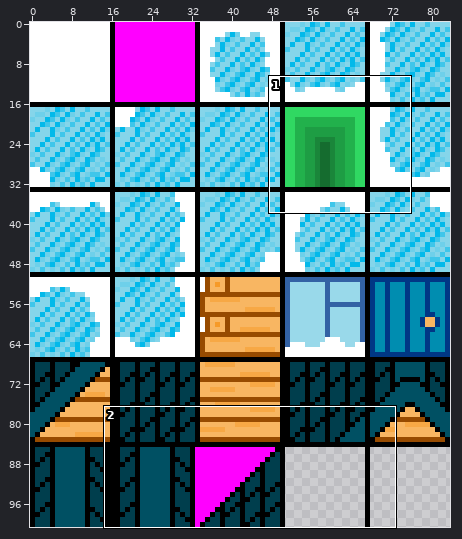
One commit to this sprite sheet: Resources/SnowTileset.png. Above, an overview of the earlier version with the close-up marked.
Close-up. Old version:
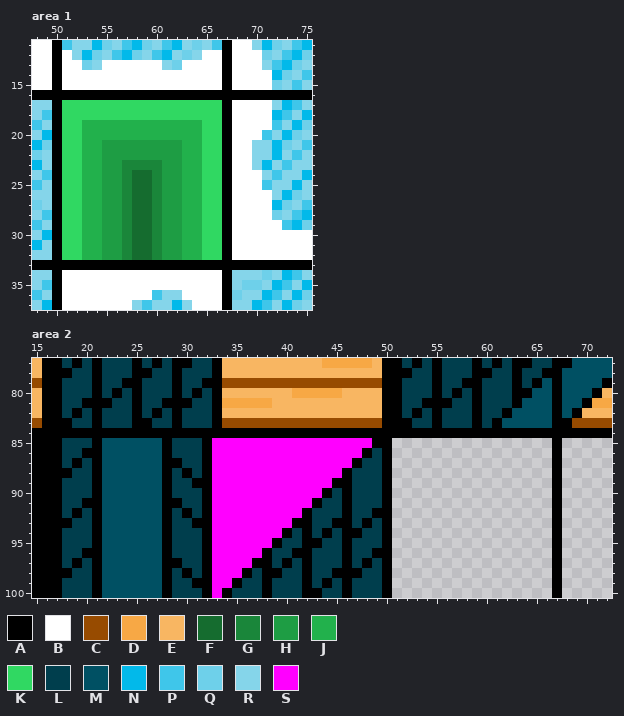
The file is 84x101 pixels. Colours within 5 levels of each other are drawn and written as one. Shown: area 1: x 48..75, y 11..37; area 2: x 15..72, y 77..100.
Palette (. is transparent): A #000000  B #ffffff  C #974b00  D #f7a845  E #f8b662  F #156c2f  G #1a863a  H #1e9d44  J #22b14c  K #30d862  L #003e4d  M #005063  N #02b9ea  P #3fc6ea  Q #6ed0ea  R #85d5ea  S #ff00ff
Pixels before, area 1, first column x 48:
11 BBAPRRNQRPNQRPNRQRPABBRNQRPN
12 BBABRNQRPNQRPNRQRBBABBBQRPNQ
13 BBABBQRBBBBBBRQBBBBABBBRPNQR
14 BBABBBBBBBBBBBBBBBBABBBBNQRP
15 BBABBBBBBBBBBBBBBBBABBBBQRPR
16 AAAAAAAAAAAAAAAAAAAAAAAAAAAA
17 RRAKKKKKKKKKKKKKKKKABBBBRNPR
18 RPAKKKKKKKKKKKKKKKKABBBBNPRN
19 PRAKKJJJJJJJJJJJJKKABBBBPRNQ
20 RNAKKJJJJJJJJJJJJKKABBBPRNQR
21 NQAKKJJHHHHHHHHJJKKABBRRNQRP
22 QRAKKJJHHHHHHHHJJKKABBRRNRPR
23 NRAKKJJHHGGGGHHJJKKABBRNRPRR
24 RPAKKJJHHGFFGHHJJKKABBBRPRRN
25 PRAKKJJHHGFFGHHJJKKABBBPRRNR
26 RRAKKJJHHGFFGHHJJKKABBBBRNQR
27 QRAKKJJHHGFFGHHJJKKABBBBNQRP
28 RPAKKJJHHGFFGHHJJKKABBBBQRPN
29 PRAKKJJHHGFFGHHJJKKABBBBBPNQ
30 RNAKKJJHHGFFGHHJJKKABBBBBBBB
31 NRAKKJJHHGFFGHHJJKKABBBBBBBB
32 RRAKKJJHHGFFGHHJJKKABBBBBBBB
33 AAAAAAAAAAAAAAAAAAAAAAAAAAAA
34 RRABBBBBBBBBBBBBBBBARRRQRNPR
35 RPABBBBBBBBBBBBBBBBARQQRNPRN
36 PRABBBBBBBBBPRRBBBBAQRRNPRNQ
37 RNABBBBBBBRPRRNRBBBARRNPRNQR
Pixels before, area 2, first column x 15:
 77 EAALALALLLALALAALLAEEEEEEEEEEDDDDDEAALALALLLALALAALLAAMMMM
 78 EAAALLALLLAALLALLLAEEEEEEEEEEEEEEEEAAALLALLLAALLALLAAMMMMM
 79 CAALLLALLAALLLALLAACCCCCCCCCCCCCCCCAALLLALLAALLLALAMAMMMMA
 80 EAALLLALALALLLALALAEEEEEEEDDDDDEEEEAALLLALALALLLAAMMAMMMAE
 81 EAALLAAALLALLAAALLADDDDDEEEEEEEEEEEAALLAAALLALLLAMMMAMMADD
 82 EAALALALLLALALALLLAEEEEEEEEEEEEEEEEAALALALLLALLAMMMMAMAEEE
 83 CAAALLALLLAALLALLLACCCCCCCCCCCCCCCCAAALLALLLALAMMMMMAACCCC
 84 AAAAAAAAAAAAAAAAAAAAAAAAAAAAAAAAAAAAAAAAAAAAAAAAAAAAAAAAAA
 85 AAALLLAMMMMMMALLLASSSSSSSSSSSSSSSSAA................A.....
 86 AAALLAAMMMMMMALLLASSSSSSSSSSSSSSSALA................A.....
 87 AAALALAMMMMMMAALLASSSSSSSSSSSSSSALLA................A.....
 88 AAAALLAMMMMMMALALASSSSSSSSSSSSSALLLA................A.....
 89 AAALLLAMMMMMMALLAASSSSSSSSSSSSAALLLA................A.....
 90 AAALLLAMMMMMMALLLASSSSSSSSSSSALALLLA................A.....
 91 AAALLAAMMMMMMAALLASSSSSSSSSSALLALLLA................A.....
 92 AAALALAMMMMMMALALASSSSSSSSSALLLALLAA................A.....
 93 AAAALLAMMMMMMALLAASSSSSSSSAALLAALALA................A.....
 94 AAALLLAMMMMMMALLLASSSSSSSALALALAALLA................A.....
 95 AAALLLAMMMMMMALLLASSSSSSALLAALLALLLA................A.....
 96 AAALLAAMMMMMMALLLASSSSSALLAALLLALLAA................A.....
 97 AAALALAMMMMMMAALLASSSSAALALALLLALALA................A.....
 98 AAAALLAMMMMMMALALASSSALAALLALLAAALLA................A.....
 99 AAALLLAMMMMMMALLAASSALLALLLALALALLLA................A.....
100 AAALLLAMMMMMMALLLASALLLALLLAALLALLLA................A.....
The same view after the edit:
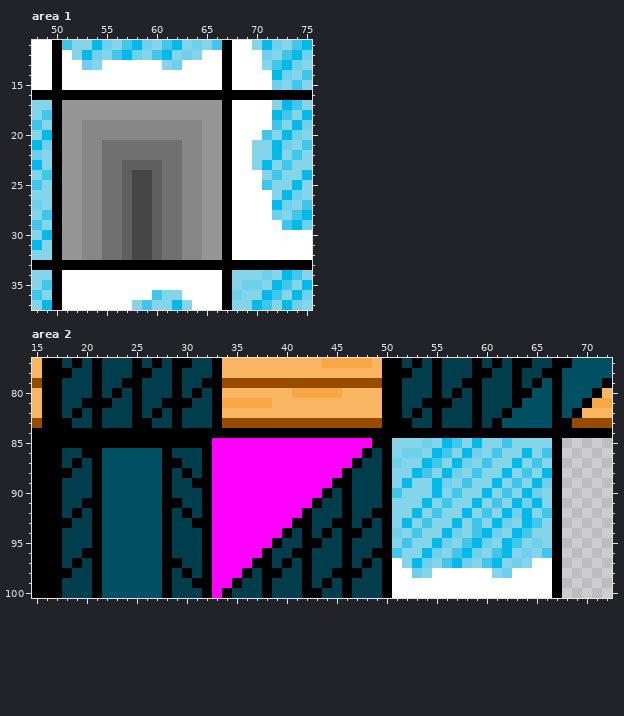
From old to new:
Colour F changes from #156c2f to #464646.
Colour G changes from #1a863a to #5f5f5f.
Colour H changes from #1e9d44 to #707070.
Colour J changes from #22b14c to #878787.
Colour K changes from #30d862 to #959595.
Area 2:
Colour A replaces colour L in row 85 at x 18 to 20 and 29 to 31.
Colour A replaces colour M in row 85 at x 22 to 27.
Colour B is added in row 97 at x 51 and 65 to 66; in row 98 at x 51 to 52, 55 to 60 and 63 to 66; in rows 99 to 100 at x 51 to 66.
Colour N is added in row 85 at x 56 and 59; in row 86 at x 55, 58 and 64; in row 87 at x 54, 57 and 63; in row 88 at x 53, 56, 62 and 66; in row 89 at x 52, 55, 61 and 65; in row 90 at x 55, 60 and 64.
Colour N is added in row 91 at x 54, 59, 63 and 65; in row 92 at x 53, 58, 62 and 64; in row 93 at x 52, 57, 61 and 64; in row 94 at x 56, 60 and 63; in row 95 at x 55, 59 and 62; in row 96 at x 54, 58 and 62.
Colour N is added in row 97 at x 53, 57 and 61.
Colour P is added in row 85 at x 57 and 62; in row 86 at x 56, 61 and 66; in row 87 at x 55, 60 and 65; in row 88 at x 54, 59 and 64; in row 89 at x 58 and 63; in row 90 at x 51, 57 and 62.
Colour P is added in row 91 at x 56 and 61; in row 92 at x 55, 60 and 66; in row 93 at x 54, 59 and 65; in row 94 at x 53, 59 and 64; in row 95 at x 52, 58 and 63; in row 96 at x 51, 57, 61 and 66.
Colour P is added in row 97 at x 56 and 60.
Colour Q is added in row 85 at x 54; in row 86 at x 52 to 53 and 59; in row 87 at x 51 and 58; in row 88 at x 57; in row 89 at x 56 and 66; in row 90 at x 65.
Colour Q is added in row 91 at x 64; in row 92 at x 63; in row 93 at x 62; in row 94 at x 51, 57 and 61; in row 95 at x 56, 60 and 65; in row 96 at x 55, 59 and 64.
Colour Q is added in row 97 at x 54, 58 and 63; in row 98 at x 53 and 62.
Colour R is added in row 85 at x 51 to 53, 55, 58, 60 to 61 and 63 to 66; in row 86 at x 51, 54, 57, 60, 62 to 63 and 65; in row 87 at x 52 to 53, 56, 59, 61 to 62, 64 and 66; in row 88 at x 51 to 52, 55, 58, 60 to 61, 63 and 65; in row 89 at x 51, 53 to 54, 57, 59 to 60, 62 and 64; in row 90 at x 52 to 54, 56, 58 to 59, 61, 63 and 66.
Colour R is added in row 91 at x 51 to 53, 55, 57 to 58, 60, 62 and 66; in row 92 at x 51 to 52, 54, 56 to 57, 59, 61 and 65; in row 93 at x 51, 53, 55 to 56, 58, 60, 63 and 66; in row 94 at x 52, 54 to 55, 58, 62 and 65 to 66; in row 95 at x 51, 53 to 54, 57, 61, 64 and 66; in row 96 at x 52 to 53, 56, 60, 63 and 65.
Colour R is added in row 97 at x 52, 55, 59, 62 and 64; in row 98 at x 54 and 61.
Changed places in both close-ups, as pixel boxes (x1, y1, x2, y2):
changed: (62, 100, 222, 260)
changed: (62, 438, 202, 448)
added: (392, 438, 552, 598)
